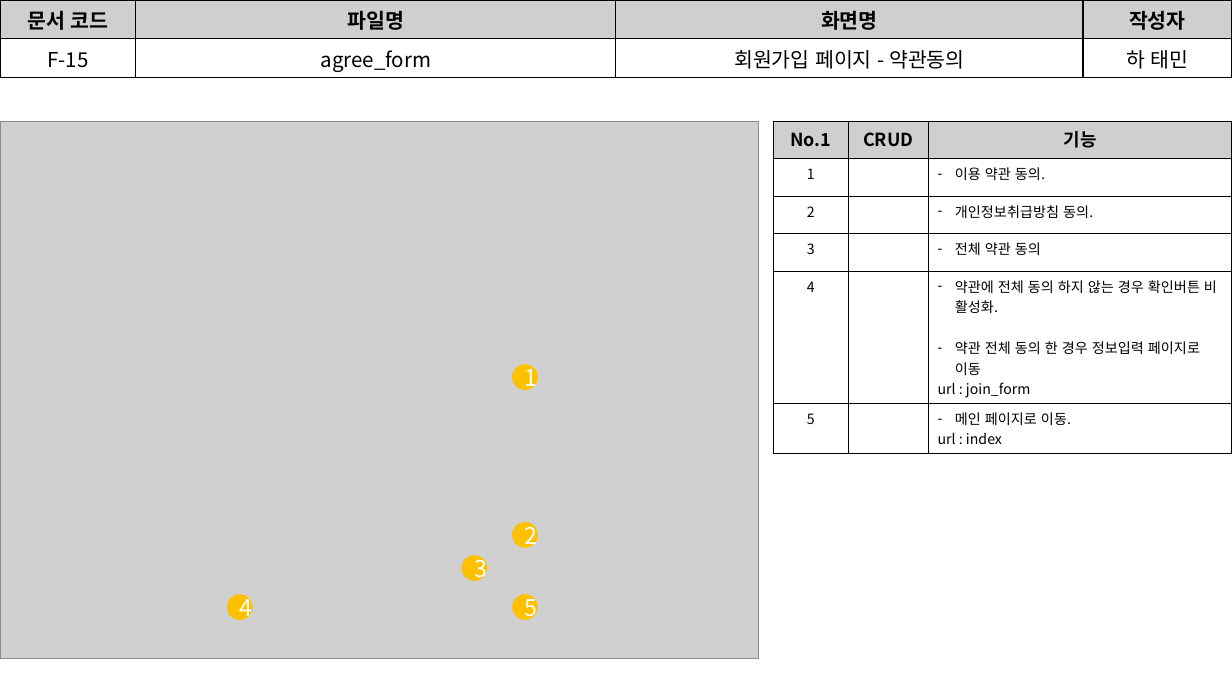
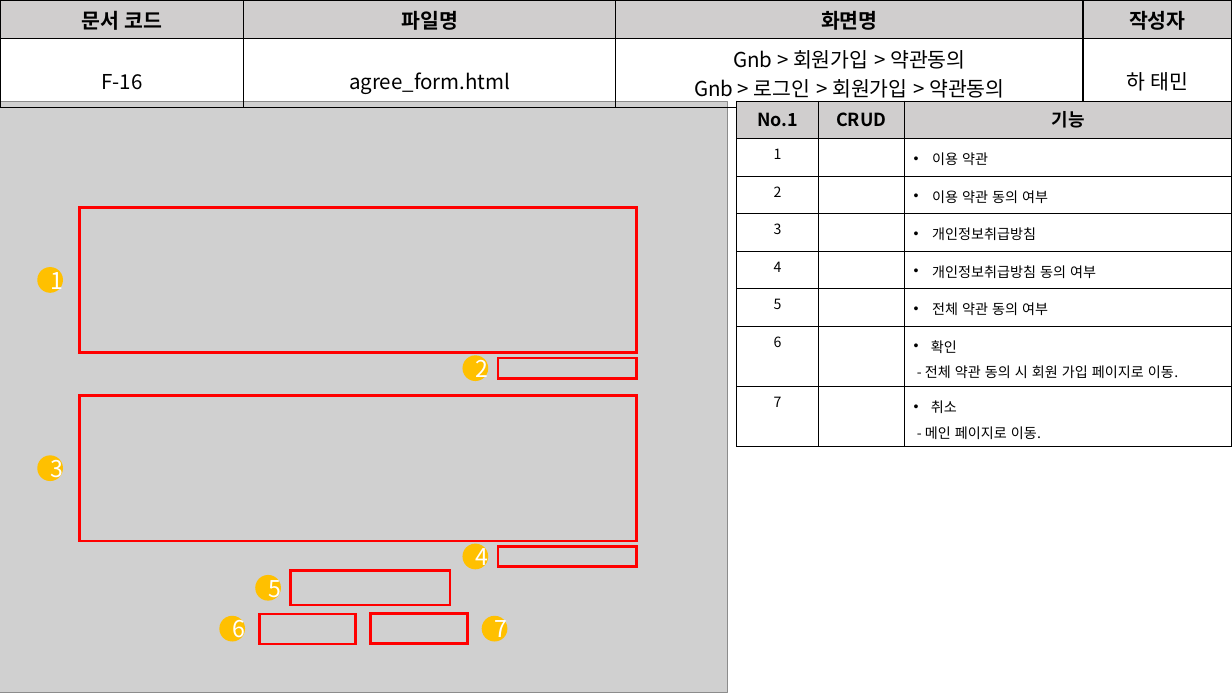
Before and after one commit to David-Ha-1217/Publisher_Portfolio, a slide deck: slide 11 of Documents/화면설계서.pptx (slide 10 before the commit). Drawn at 1232x693 pixels with LibreOffice and Linux fonts; fonts in the diff are those of the drawing; grey boxes stand for pictures. Boxes give left, top, right and bottom in pixels: in the first picture for what was removed or moved away, otherwise in the second. Text is boxed around its words. In the diff, an @@ line names an element or a change of style, - is before the commit and + after.

```diff
--- a/Documents/화면설계서.pptx
+++ b/Documents/화면설계서.pptx
@@ table at [0,0,1232,106] @@
-row 2: F-15 | agree_form | 회원가입 페이지 - 약관동의 | 하 태민
+row 2: F-16 | agree_form.html | Gnb > 회원가입 > 약관동의 / Gnb > 로그인 > 회원가입 > 약관동의 | 하 태민
@@ line spacing 1 to 1.75 @@
@@ picture: place and size @@
-picture at [0,121,759,659]
+picture at [0,102,727,693]
@@ table at [738,102,1232,443] @@
-row 2: 1 |  | 이용 약관 동의.
-row 3: 2 |  | 개인정보취급방침 동의.
-row 4: 3 |  | 전체 약관 동의
-row 5: 4 |  | 약관에 전체 동의 하지 않는 경우 확인버튼 비 활성화. / 약관 전체 동의 한 경우 정보입력 페이지로 이동 / url : join_form
-row 6: 5 |  | 메인 페이지로 이동. / url : index
+row 2: 1 |  | 이용 약관
+row 3: 2 |  | 이용 약관 동의 여부
+row 4: 3 |  | 개인정보취급방침
+row 5: 4 |  | 개인정보취급방침 동의 여부
+row 6: 5 |  | 전체 약관 동의 여부
+row 7: 6 |  | 확인 / - 전체 약관 동의 시 회원 가입 페이지로 이동.
+row 8: 7 |  | 취소 / - 메인 페이지로 이동.
@@ table: place and size @@
-table at [774,121,1232,448]
+table at [738,102,1232,443]
@@ rectangle added at [79,207,637,352], outline #FF0000 2.25 pt @@
@@ ellipse "1": place and size @@
-ellipse "1" at [512,364,538,390]
+ellipse "1" at [37,267,63,293]
@@ ellipse "2": place and size @@
-ellipse "2" at [512,522,538,548]
+ellipse "2" at [463,356,489,382]
@@ rectangle added at [498,358,637,378], outline #FF0000 2.25 pt @@
@@ rectangle added at [79,396,637,541], outline #FF0000 2.25 pt @@
@@ ellipse "3": place and size @@
-ellipse "3" at [461,555,487,581]
+ellipse "3" at [37,456,63,482]
@@ ellipse "4": place and size @@
-ellipse "4" at [226,594,252,620]
+ellipse "4" at [463,543,489,569]
@@ rectangle added at [498,546,637,567], outline #FF0000 2.25 pt @@
@@ ellipse "5": place and size @@
-ellipse "5" at [512,594,538,620]
+ellipse "5" at [255,575,281,601]
@@ rectangle added at [291,571,450,605], outline #FF0000 2.25 pt @@
@@ ellipse added at [219,616,245,641], fill #FFC000, 18 pt, text #FFFFFF @@
+6
@@ rectangle added at [259,615,356,645], outline #FF0000 2.25 pt @@
@@ rectangle added at [371,614,468,644], outline #FF0000 2.25 pt @@
@@ ellipse added at [482,616,507,641], fill #FFC000, 18 pt, text #FFFFFF @@
+7
```
Also in this commit, not shown: 9 other slides changed, 4 slides added, 1 slide removed, 5 other files.
